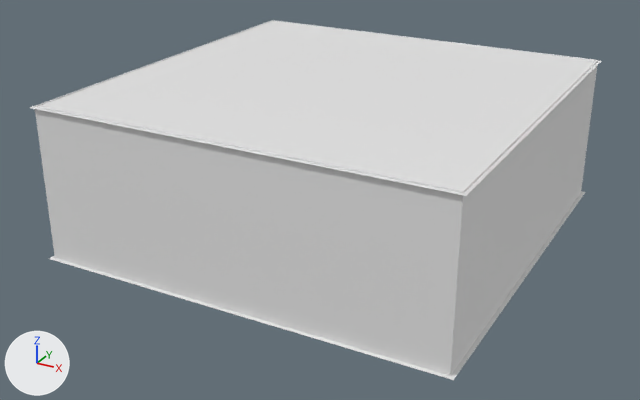
An edit to the Blender file tetris_client/source/arcade.blend, drawn before and after from the same camera.
Camera for both pictures: a 50 mm lens placed at (33.1, -62.5, 33.0), pointed at (0.4, -3.0, 3.3). Lighting does not change. The marker at lower left points along +X, +Y and +Z.

Names of what the first picture shows: 'cieling-col', 'floor-col', 'wall-col'.
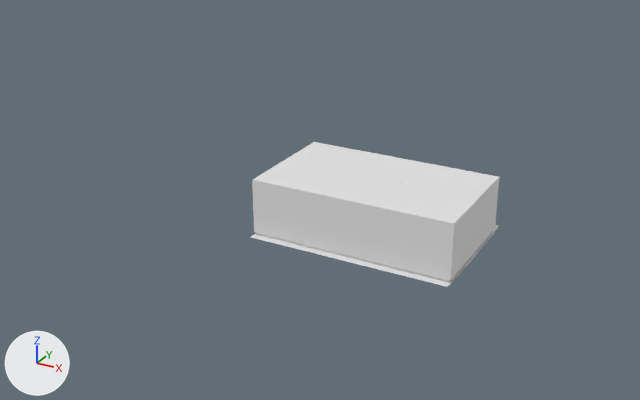
Changed parts and their boxes [x1, y1, x2, y2] in the pictures (640 x 400 px):
'wall-col', deleted
    before: [34, 20, 598, 376]
'cieling-col', deleted
    before: [30, 21, 601, 196]
'floor-col.002', added
    after: [252, 142, 499, 285]
'floor-col', reshaped, moved
    before: [49, 191, 585, 380]
    after: [251, 225, 499, 287]

The change, as a list of edits to the scene's bpy script:
```text
Add mat_material_001:
    mat_material_001 = principled_material('Material.001')
    mat_material_001.base_color = (0.8, 0.8, 0.8)  # white #e7e7e7
Change me_plane_001:
    where me_plane_001.from_pydata(...)  # 4 vertices, 1 face; spans x -2.04..2.04, y -2.04..2.04, z 0.0
    used by ob_floor_col; location = (0.63, 0.0, -0.02); scale = (8.45, 8.45, 8.45)
    me_plane_001 part 1
    me_plane_001.vertices[0].co: (-2.04, -2.04, 0.0) -> (-1.05, -0.73, 0.0)  # pixel (48, 258) -> pixel (250, 237)
    me_plane_001.vertices[1].co: (2.04, -2.04, 0.0) -> (1.05, -0.73, 0.0)  # pixel (453, 380) -> pixel (447, 286)
    me_plane_001.vertices[2].co: (-2.04, 2.04, 0.0) -> (-1.05, 0.73, 0.0)
    me_plane_001.vertices[3].co: (2.04, 2.04, 0.0) -> (1.05, 0.73, 0.0)  # pixel (585, 192) -> pixel (499, 225)
Add me_plane_004:
    me_plane_004.from_pydata(...)  # 20 vertices, 17 faces; spans x -1.05..1.05, y -0.66..0.58, z 0.0..0.62
    me_plane_004.materials.append(mat_material_001)  # white #e7e7e7
Remove ob_cieling_col:
    ob_cieling_col = bpy.data.objects.new('cieling-col', me_plane_002)
    ob_cieling_col.location = (0.63, 0.0, 12.65)
    ob_cieling_col.scale = (8.45, 8.45, 8.45)
Change ob_floor_col:
    ob_floor_col.location: (0.63, 0.0, -0.02) -> (4.28, 0.0, -0.02)
Remove ob_wall_col:
    ob_wall_col = bpy.data.objects.new('wall-col', me_plane)
    ob_wall_col.location = (0.63, 0.0, -0.02)
    ob_wall_col.scale = (8.45, 8.45, 8.45)
Add ob_floor_col_002:
    ob_floor_col_002 = bpy.data.objects.new('floor-col.002', me_plane_004)
    ob_floor_col_002.location = (4.28, 0.0, -0.2)
    ob_floor_col_002.scale = (8.45, 8.45, 8.45)
```
